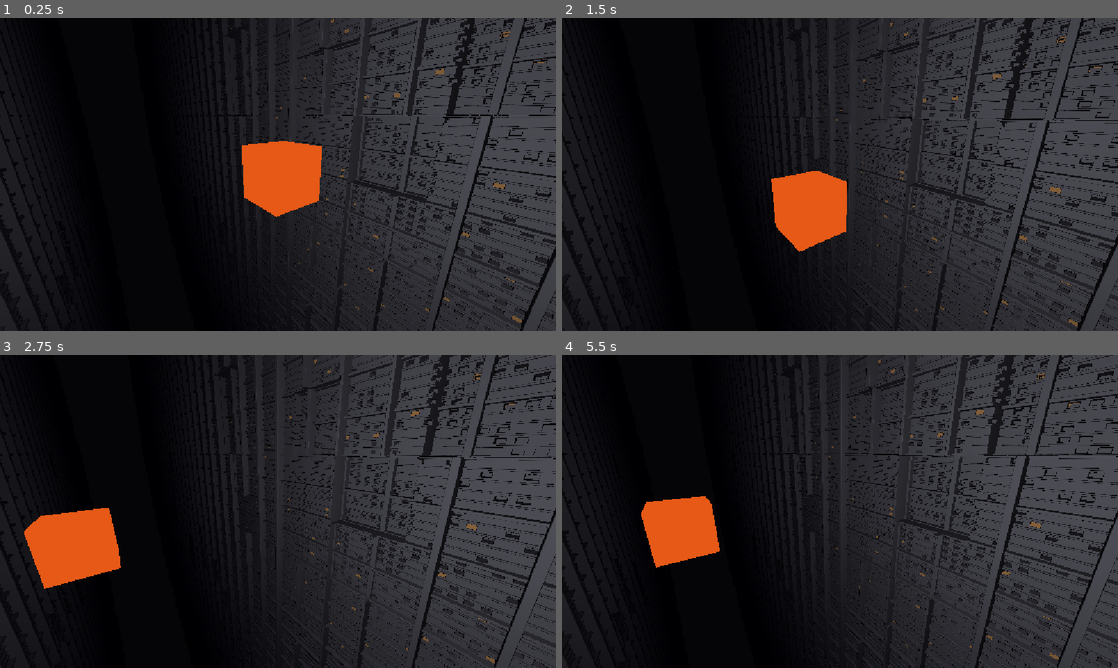
Above: before the commit, frames 1-4 (two rows, left to right).
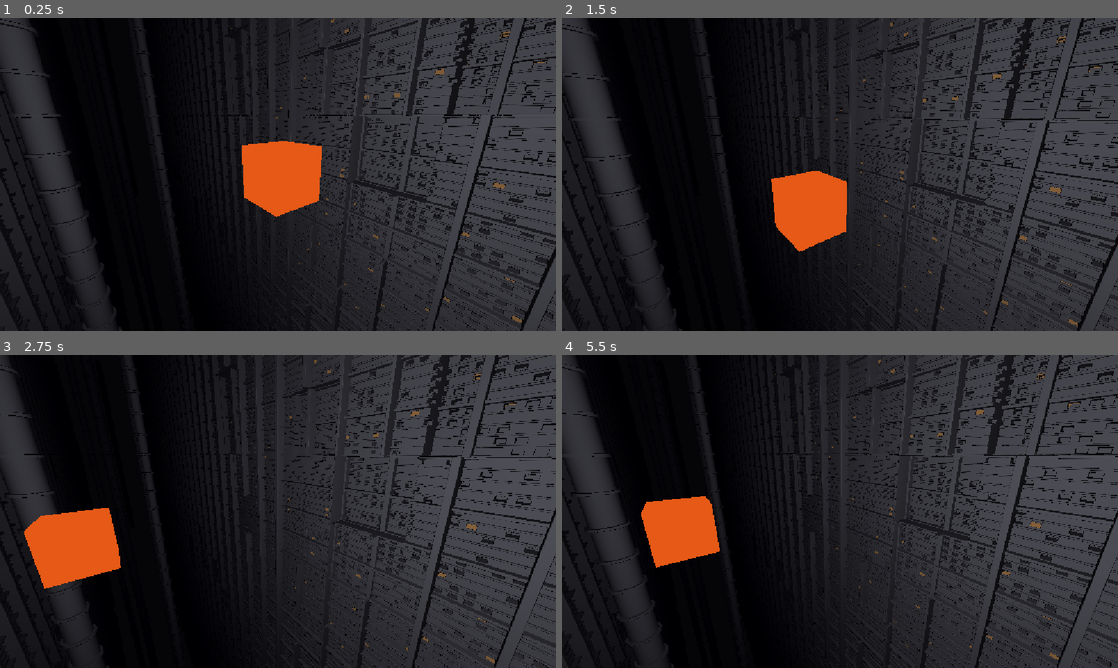
Above: after the commit, the same moments.

Repository: seletz/megastructure
Game: Godot game, scene res://scenes/main.tscn
Same seed, same stepped clock (60 frames per second), same inputs: the game is played once before the commit and once after it.
Inputs (mouse positions are in pixels of both pictures, inside the frame that each line leads up to):
- Up to frame 1 (0.25 s): no input
- Up to frame 2 (1.5 s): tap Enter at 0.5 s; move the mouse to (962, 158) at 0.52 s; hold D 0.53-1.25 s; hold E 0.53-1.25 s; click (962, 158) at 0.67 s; drag from (728, 190) to (812, 237) at 1.27 s
- Up to frame 3 (2.75 s): tap Space at 2 s; move the mouse to (333, 442) at 2.02 s; hold D from 2.03 s (still down); hold Shift from 2.03 s (still down)
- Up to frame 4 (5.5 s): release D at 2.75 s; release Shift at 2.75 s; drag from (812, 574) to (673, 464) at 2.77 s; tap Enter at 3.5 s; move the mouse to (1006, 558) at 3.52 s; hold A 3.53-4.25 s; hold Q 3.53-4.25 s; drag from (673, 464) to (756, 433) at 4.27 s; tap Space at 5 s; move the mouse to (867, 511) at 5.02 s; hold S from 5.03 s (still down); hold E from 5.03 s (still down); click (867, 511) at 5.17 s

The runs differ from the first frame. In frame 1, 7.3% of the frame differs, in the area x 0-100%, y 0-100%; in frame 2, 6.9%; in frame 3, 4.3%; in frame 4, 5.7%.

Commit message:
feat(shaders): march the pillars alongside the facades

Diff:
--- a/shaders/raymarch_world.gdshader
+++ b/shaders/raymarch_world.gdshader
@@ -24,7 +24,7 @@
 // World distance; mat receives the material id of the closest surface
 // (CHASM_MAT_CONCRETE, CHASM_MAT_METAL or CHASM_MAT_LIT).
 float map(vec3 p, out int mat) {
-	return chasm_facades(p, mat);
+	return chasm_map(p, mat);
 }
 
 float map_distance(vec3 p) {
